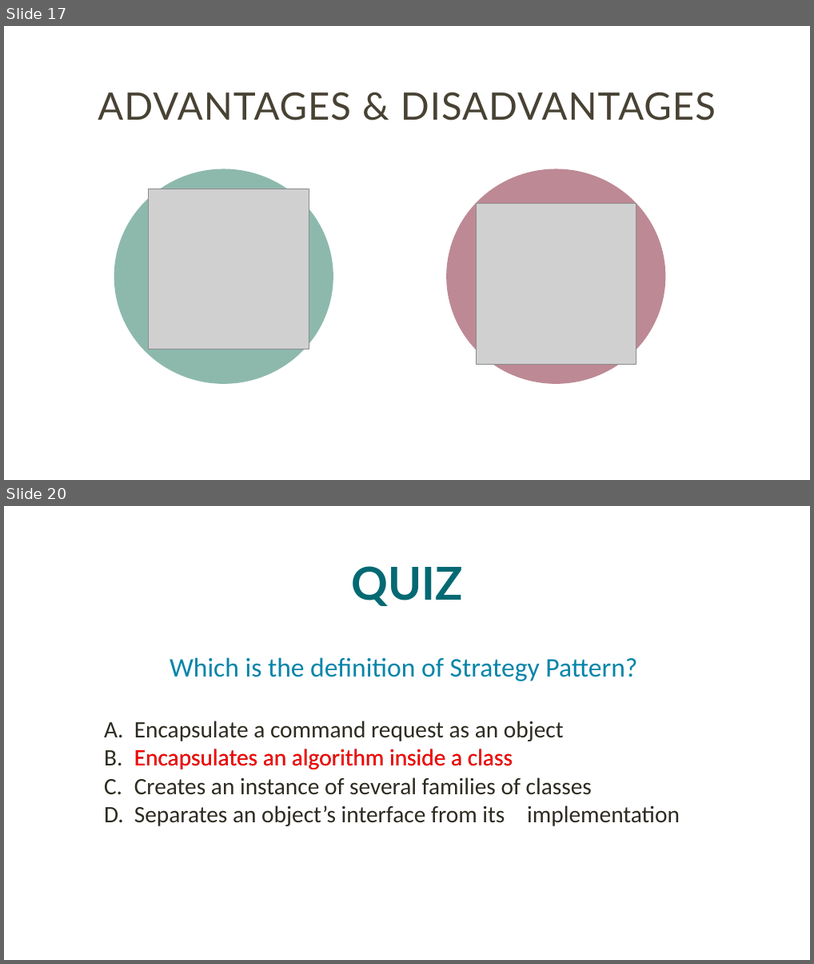
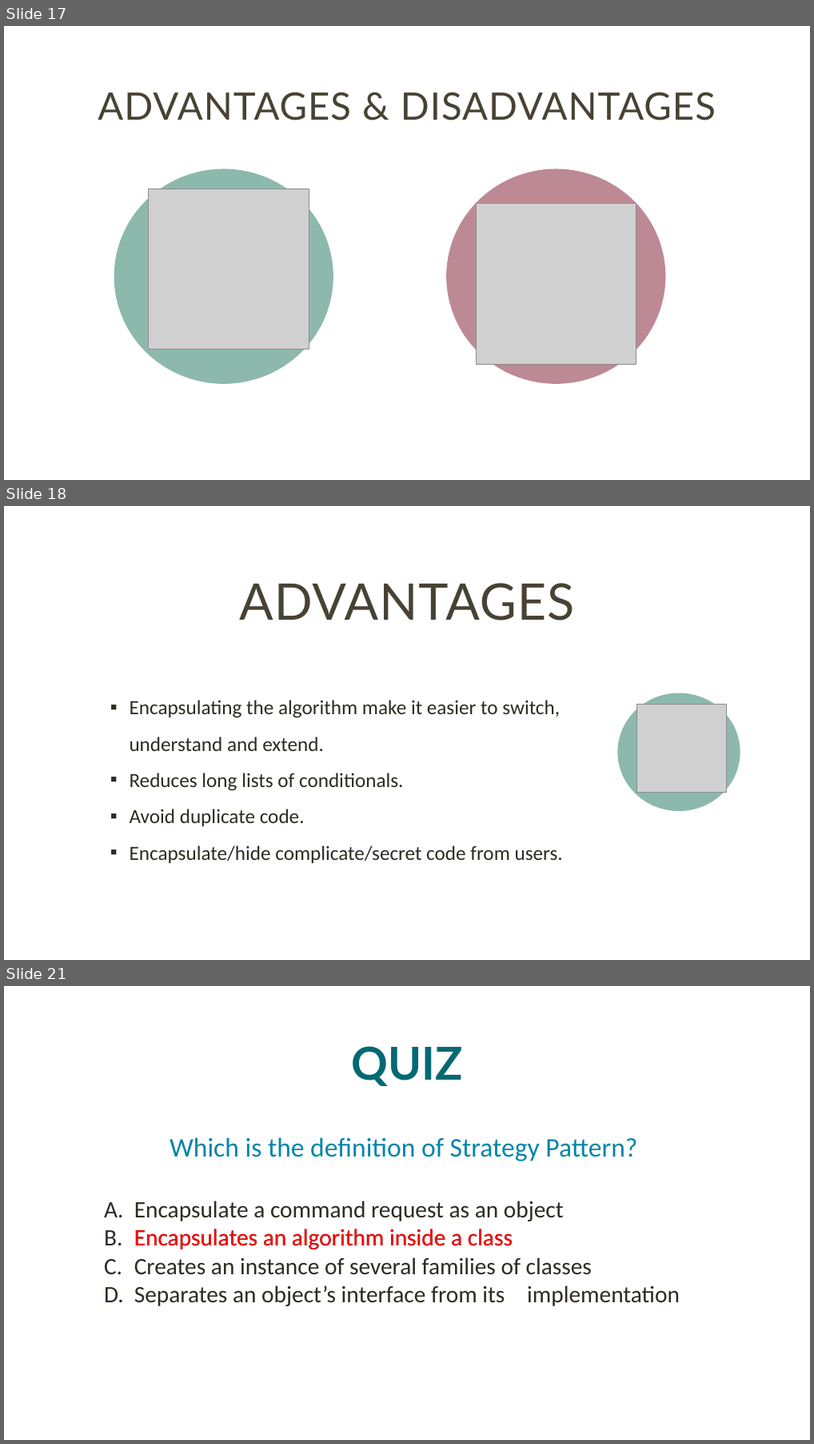
Before and after one commit to ntninh18/crossy-road, a slide deck: seminar/StrategyPattern.pptx. Shown one above the other, each under a label of ours: slides 17 and 20 before the commit, slides 17, 18 and 21 after it; the slides between them are not shown. The pictures are 814x964 and 814x1444 pixels, drawn with LibreOffice and Linux fonts; fonts in the diff are those of the drawing; grey boxes stand for pictures. Boxes give left, top, right and bottom in pixels: in the first picture for what was removed or moved away, otherwise in the second. Text is boxed around its words. In the diff, an @@ line names an element or a change of style, - is before the commit and + after.

```diff
--- a/seminar/StrategyPattern.pptx
+++ b/seminar/StrategyPattern.pptx
@@ slide 18 added at bbox=[4, 506, 810, 960], background #FFFFFF @@
@@ title added at bbox=[239, 583, 574, 620], 60 pt, text #474233 @@
+ADVANTAGES
@@ ellipse added at bbox=[618, 693, 741, 811], fill #8DB9AD @@
@@ text added at bbox=[130, 700, 563, 863], 24 pt, text #2E2B21 @@
+▪ Encapsulating the algorithm make it easier to switch, understand and extend.
+▪ Reduces long lists of conditionals.
+▪ Avoid duplicate code.
+▪ Encapsulate/hide complicate/secret code from users.
@@ picture added at bbox=[638, 704, 727, 792] @@
@@ what was slide 20 is now slide 21 @@
```
Also in this commit, not shown: 1 slide changed, 1 other slide added, 1 slide removed.
